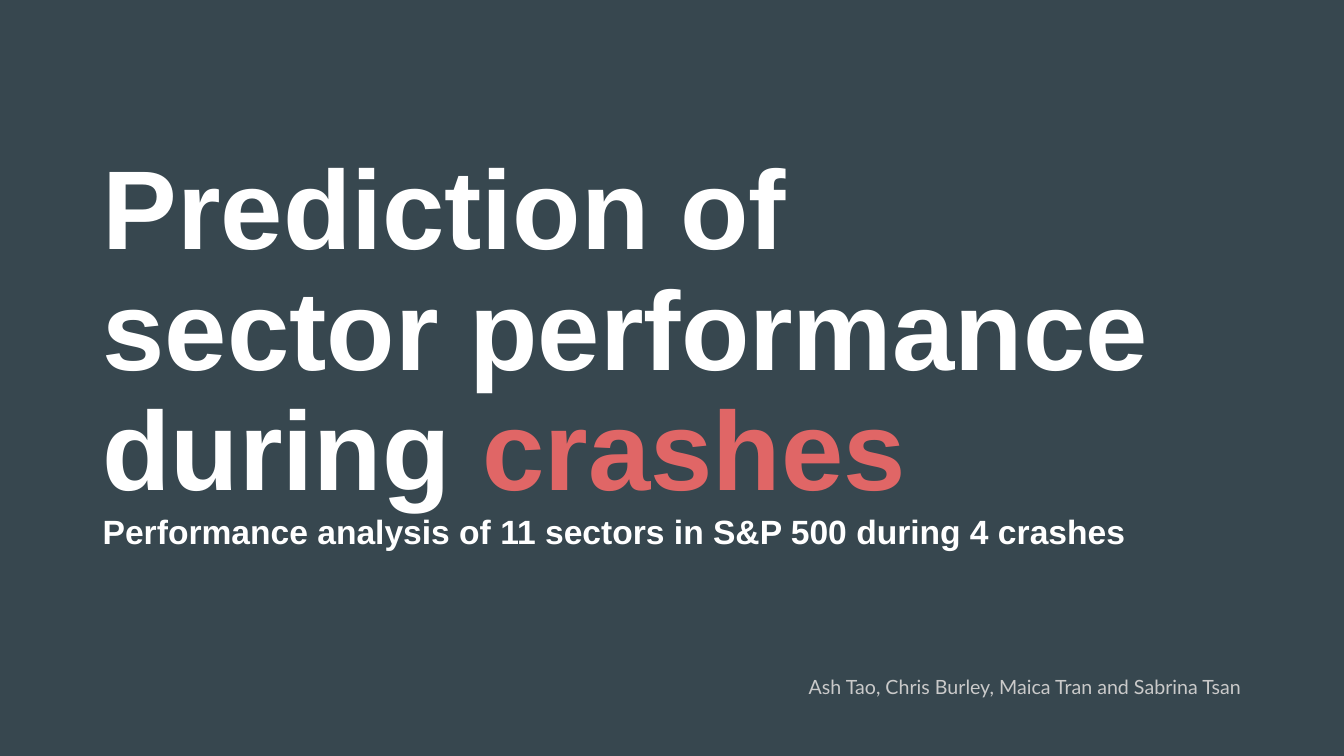
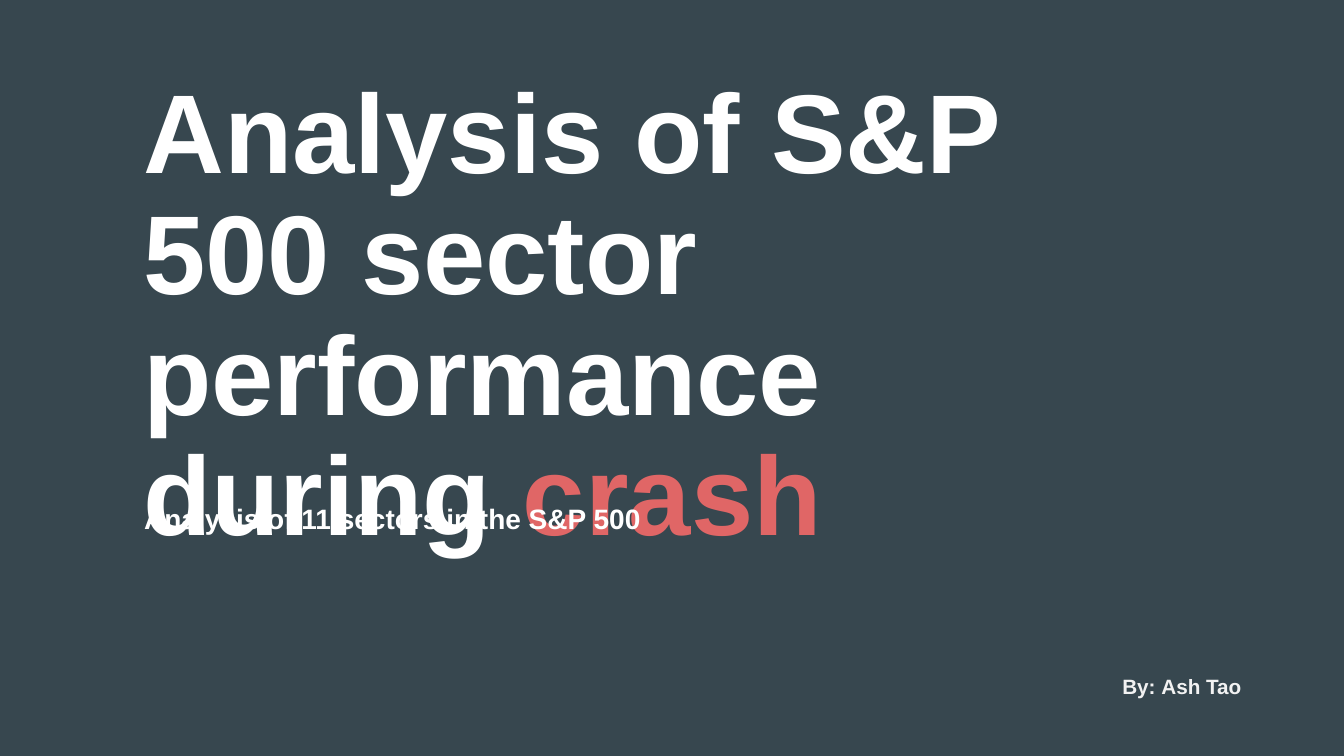
Before and after one commit to Ash-Tao/Sectors_Performance, a slide deck: slide 1 of Results and Conclusion/Presentation.pptx. Drawn at 1344x756 pixels with LibreOffice and Linux fonts; fonts in the diff are those of the drawing. Boxes give left, top, right and bottom in pixels: in the first picture for what was removed or moved away, otherwise in the second. Text is boxed around its words. In the diff, an @@ line names an element or a change of style, - is before the commit and + after.

```diff
--- a/Results and Conclusion/Presentation.pptx
+++ b/Results and Conclusion/Presentation.pptx
@@ text at (143, 92, 1001, 556): text changed; size 24 to 80 pt @@
-Prediction of
-sector performance during crashes
-Performance analysis of 11 sectors in S&P 500 during 4 crashes
+Analysis of S&P 500 sector performance
+during crash
@@ text added at (144, 507, 641, 534), 20 pt, text #FFFFFF, bold @@
+Analysis of 11 sectors in the S&P 500
@@ text at (1122, 679, 1241, 699): text changed; size 14 to 14.8 pt; font Lato to Arial; text colour #CACACA to #F2F2F2; bold on @@
-Ash Tao, Chris Burley, Maica Tran and Sabrina Tsan
+By: Ash Tao
```
Also in this commit, not shown: 1 slide added, 1 slide removed, 4 other files.
